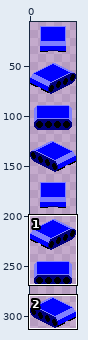
Sprite sheet, stored at tank_body.png. Above: a wide view before the commit, with the close-up outlined.
Close-up. The starting point:
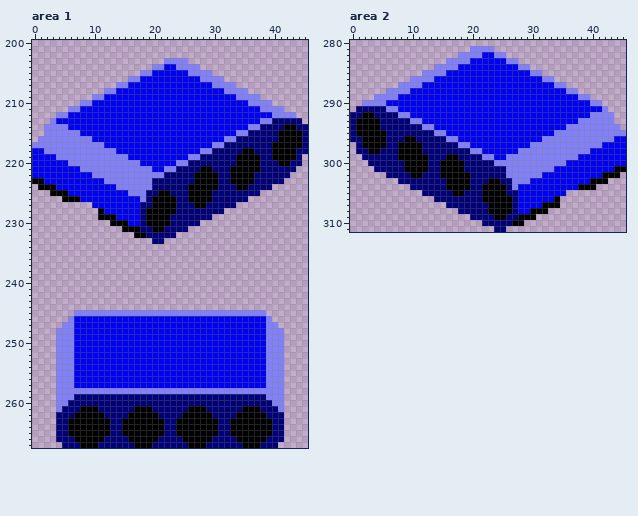
The file is 46x312 pixels. Pixels under 10% opacity are left out. Colours within 5 levels of each other are drawn and written as one. Shown: area 1: x 0..45, y 200..267; area 2: x 0..45, y 280..311. The wide view leaves out empty margins. The commit also changed other parts of the picture, which this record leaves out.
The result:
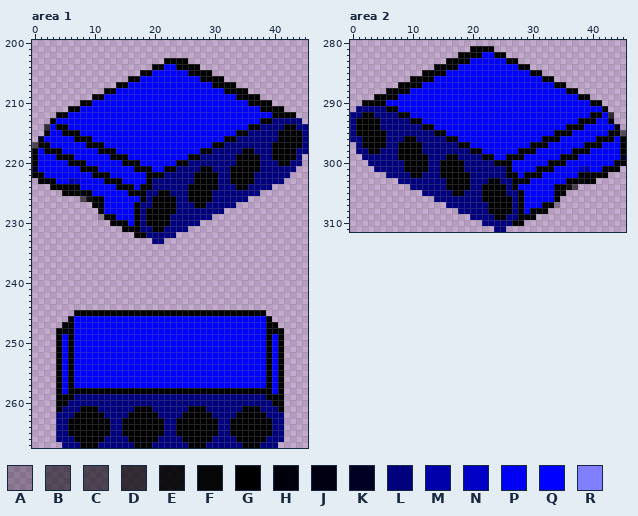
Palette (. is transparent): A #00000046  B #0000008f  C #00000098  D #000000bb  E #000000e9  F #000000f6  G #000000  H #00000a  J #000012  K #000023  L #00007f  M #0000aa  N #0000c7  P #0000f2  Q #0000ff  R #8080ff
Difference:
Area 1:
y 203: x 22..25 RRRR -> GGGG
y 204: x 20..21 RR -> GG; x 24..27 RRRR -> GGGG
y 205: x 18..19 RR -> GG; x 26..29 RRRR -> GGGG
y 206: x 16..17 RR -> GG; x 28..31 RRRR -> GGGG
y 207: x 14..15 RR -> GG; x 30..33 RRRR -> GGGG
y 208: x 12..13 RR -> GG; x 32..35 RRRR -> GGGG
y 209: x 10..11 RR -> GG; x 34..37 RRRR -> GGGG
y 210: x 8..9 RR -> GG; x 36..39 RRRR -> GGGG
y 211: x 6..7 RR -> GG; x 38..41 RRRR -> GGGG
y 212: x 4..5 RR -> GG; x 40..43 RRRR -> GGGG
y 213: x 3 R -> G; x 38..39 RR -> GG
y 214: x 2..5 RRRR -> DPGG; x 36..37 RR -> GG
y 215: x 2..7 RRRRRR -> JQQGGG; x 34..35 RR -> GG
y 216: x 1..9 RRRRRRRRR -> KQQQQQGGG; x 32..33 RR -> GG
y 217: x 0..11 RRRRRRRRRRRR -> BFGQQQQQQGGG; x 30..31 RR -> GG
y 218: x 0 Q -> G; x 2..13 RRRRRRRRRRRR -> GGGQQQQQQGGG; x 28..29 RR -> GG
y 219: x 0 Q -> G; x 4..15 RRRRRRRRRRRR -> GGGQQQQQQGGG; x 26..27 RR -> GG
y 220: x 0 Q -> G; x 6..17 RRRRRRRRRRRR -> GGGQQQQQQGGG; x 24..25 RR -> GG
y 221: x 0 Q -> K; x 8..19 RRRRRRRRRRRR -> GGGQQQQQQGGG; x 22..23 RR -> GG
y 222: x 0..1 QQ -> GG; x 10..21 RRRRRRRRRRRR -> GGGQQQQQQGGG
y 223: x 0 G -> .; x 2..3 QQ -> GG; x 6..7 QQ -> MN; x 12..19 RRRRRRRR -> GGGQQQQG
y 224: x 1..2 GG -> ..; x 4..7 QQQQ -> GGHG; x 14..19 RRRRRR -> GGGQGG
y 225: x 3..4 GG -> ..; x 6..9 QQQQ -> GFGG; x 16..18 RRR -> GGG
y 226: x 5..11 GGGQQQQ -> ...CEGG; x 18 R -> G
y 227: x 10..11 QQ -> GJ; x 17 Q -> G
y 228: x 17 Q -> G
y 229: x 11 G -> A; x 17 Q -> G
y 230: x 17 Q -> G
y 245: x 7..38 RRRRRRRRRRRRRRRRRRRRRRRRRRRRRRRR -> GGGGGGGGGGGGGGGGGGGGGGGGGGGGGGGG
y 246: x 6 R -> G; x 39 R -> G
y 247: x 5..6 RR -> GG; x 39..40 RR -> GG
y 248: x 4..6 RRR -> GGG; x 39..41 RRR -> GGG
y 249..257: x 4..6 RRR -> GQG; x 39..41 RRR -> GQG
y 258: x 4..41 RRRRRRRRRRRRRRRRRRRRRRRRRRRRRRRRRRRRRR -> GQGGGGGGGGGGGGGGGGGGGGGGGGGGGGGGGGGGQG
y 259: x 4..6 RRR -> GGG; x 39..41 RRR -> GGG
y 260: x 4..5 RR -> GG; x 40..41 RR -> GG
y 261: x 4 R -> G; x 41 R -> G
Area 2:
y 281: x 20..23 RRRR -> GGGG
y 282: x 18..21 RRRR -> GGGG; x 24..25 RR -> GG
y 283: x 16..19 RRRR -> GGGG; x 26..27 RR -> GG
y 284: x 14..17 RRRR -> GGGG; x 28..29 RR -> GG
y 285: x 12..15 RRRR -> GGGG; x 30..31 RR -> GG
y 286: x 10..13 RRRR -> GGGG; x 32..33 RR -> GG
y 287: x 8..11 RRRR -> GGGG; x 34..35 RR -> GG
y 288: x 6..9 RRRR -> GGGG; x 36..37 RR -> GG
y 289: x 4..7 RRRR -> GGGG; x 38..39 RR -> GG
y 290: x 2..5 RRRR -> GGGG; x 40..41 RR -> GG
y 291: x 6..7 RR -> GG; x 42 R -> G
y 292: x 8..9 RR -> GG; x 40..43 RRRR -> GGPD
y 293: x 10..11 RR -> GG; x 38..43 RRRRRR -> GGGQQJ
y 294: x 12..13 RR -> GG; x 36..44 RRRRRRRRR -> GGGQQQQQK
y 295: x 14..15 RR -> GG; x 34..45 RRRRRRRRRRRR -> GGGQQQQQQGFB
y 296: x 16..17 RR -> GG; x 32..43 RRRRRRRRRRRR -> GGGQQQQQQGGG; x 45 Q -> G
y 297: x 18..19 RR -> GG; x 30..41 RRRRRRRRRRRR -> GGGQQQQQQGGG; x 45 Q -> G
y 298: x 20..21 RR -> GG; x 28..39 RRRRRRRRRRRR -> GGGQQQQQQGGG; x 45 Q -> G
y 299: x 22..23 RR -> GG; x 26..37 RRRRRRRRRRRR -> GGGQQQQQQGGG; x 45 Q -> K
y 300: x 24..35 RRRRRRRRRRRR -> GGGQQQQQQGGG; x 44..45 QQ -> GG
y 301: x 26..33 RRRRRRRR -> GQQQQGGG; x 38..39 QQ -> NM; x 42..43 QQ -> GG; x 45 G -> .
y 302: x 26..31 RRRRRR -> GGQGGG; x 38..41 QQQQ -> GHGG; x 43..44 GG -> ..
y 303: x 27..29 RRR -> GGG; x 36..39 QQQQ -> GGFG; x 41..42 GG -> ..
y 304: x 27 R -> G; x 34..40 QQQQGGG -> GGEC...
y 305: x 28 Q -> G; x 34..35 QQ -> JG
y 306: x 28 Q -> G
y 307: x 28 Q -> G; x 34 G -> A
y 308: x 28 Q -> G
Where, in picture pixels (left, top, right, bottom), the same in both close-ups:
changed: (32, 58, 296, 226)
changed: (56, 310, 284, 412)
changed: (362, 46, 626, 214)
